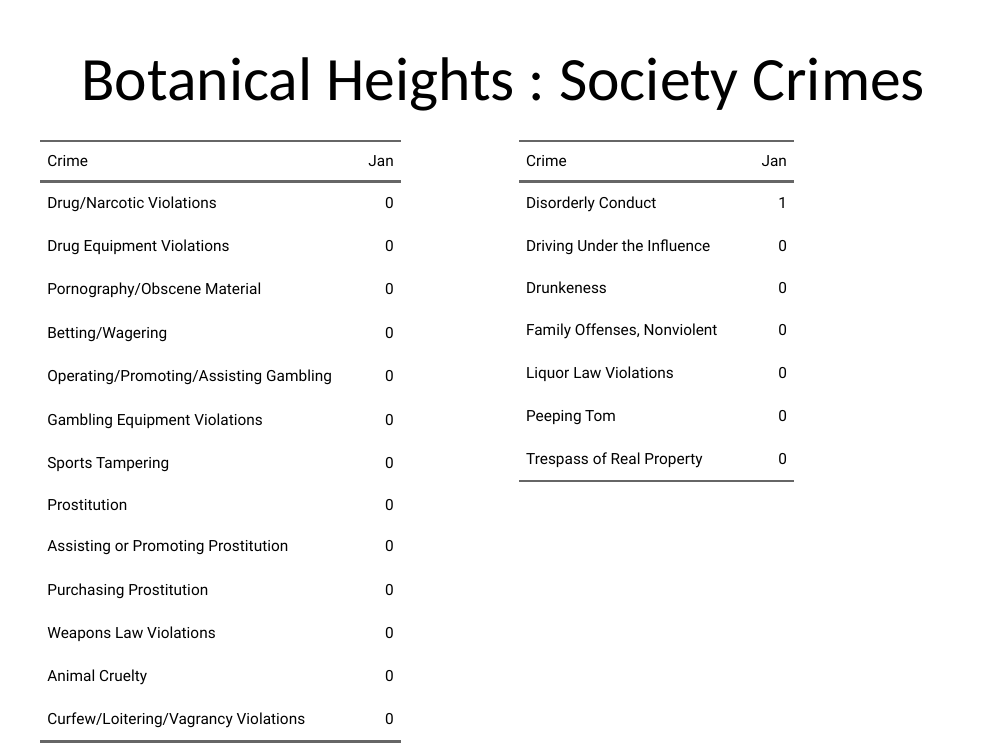
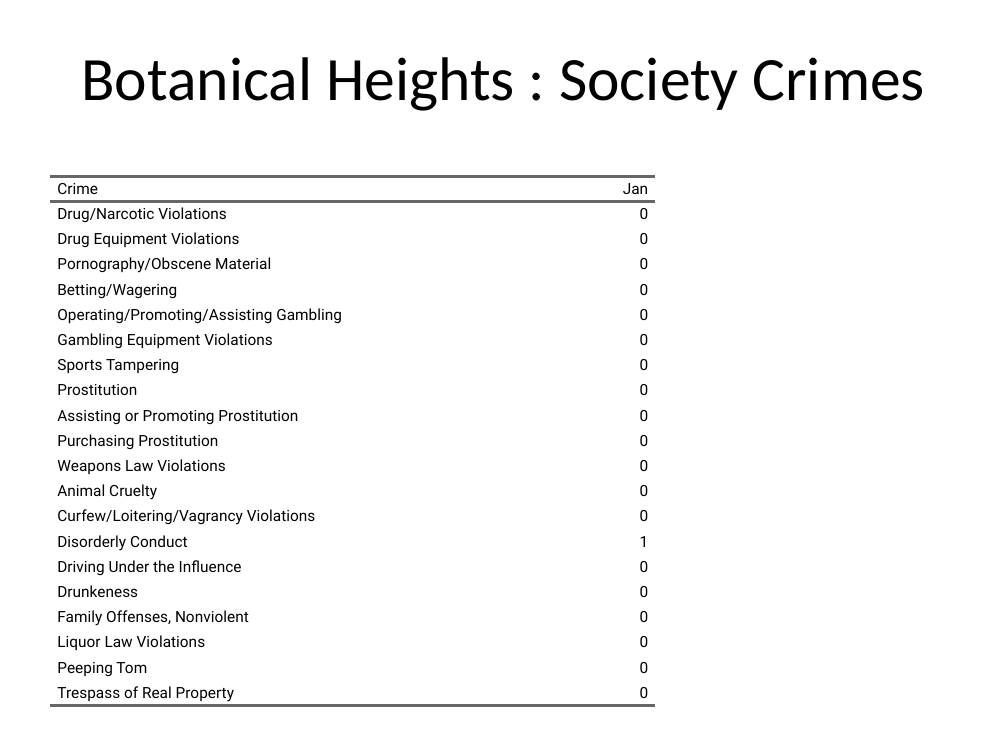
Before and after one commit to wumcrc/monthly-crime-reports, a slide deck: slide 13 of NIBRS/results/test.pptx (slide 11 before the commit). Drawn at 1008x756 pixels with LibreOffice and Linux fonts; fonts in the diff are those of the drawing. Boxes give left, top, right and bottom in pixels: in the first picture for what was removed or moved away, otherwise in the second. Text is boxed around its words. In the diff, an @@ line names an element or a change of style, - is before the commit and + after.

```diff
--- a/NIBRS/results/test.pptx
+++ b/NIBRS/results/test.pptx
@@ table removed at (x1=519, y1=141, x2=794, y2=472), 8 rows, 2 columns @@
-Crime | Jan
-Disorderly Conduct | 1
-Driving Under the Influence | 0
-Drunkeness | 0
-Family Offenses, Nonviolent | 0
-Liquor Law Violations | 0
-Peeping Tom | 0
-Trespass of Real Property | 0
@@ table at (x1=50, y1=176, x2=655, y2=706) @@
+row 15: Disorderly Conduct | 1
+row 16: Driving Under the Influence | 0
+row 17: Drunkeness | 0
+row 18: Family Offenses, Nonviolent | 0
+row 19: Liquor Law Violations | 0
+row 20: Peeping Tom | 0
+row 21: Trespass of Real Property | 0
@@ table resized from (x1=40, y1=141, x2=400, y2=732) to (x1=50, y1=176, x2=655, y2=706) @@
```
Also in this commit, not shown: 11 other slides changed, 3 slides added, 1 other file.
